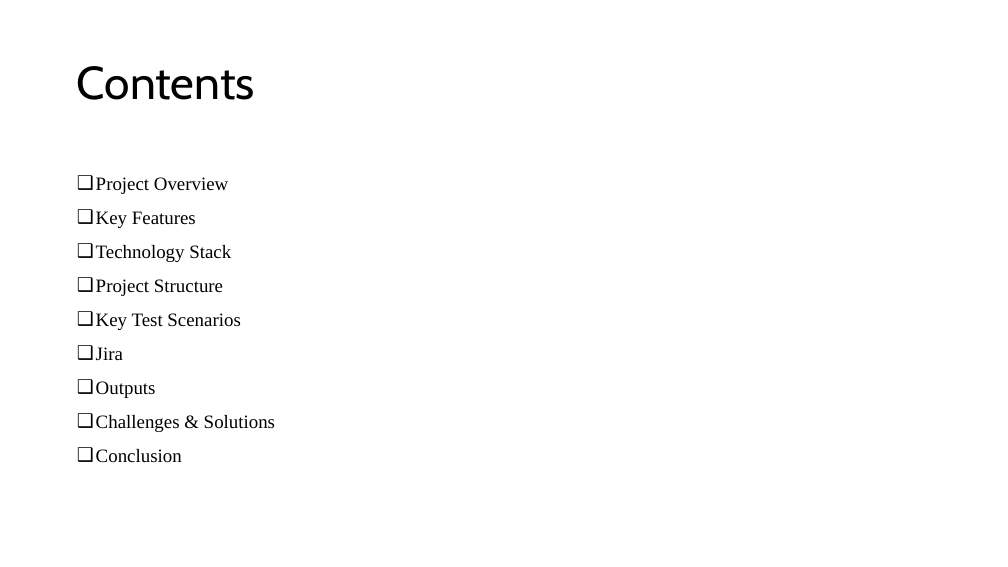
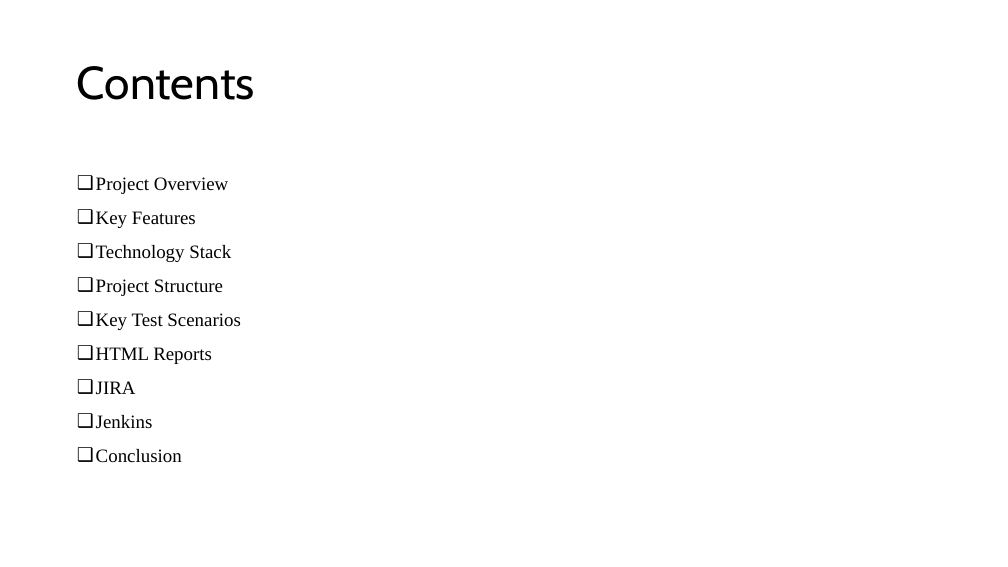
Before and after one commit to sahuljr7/Capstone-Project, a slide deck: slide 2 of PPT.pptx. Drawn at 1008x567 pixels with LibreOffice and Linux fonts; fonts in the diff are those of the drawing. Boxes give left, top, right and bottom in pixels: in the first picture for what was removed or moved away, otherwise in the second. Text is boxed around its words. In the diff, an @@ line names an element or a change of style, - is before the commit and + after.

Commit message:
ppt updated

```diff
--- a/PPT.pptx
+++ b/PPT.pptx
@@ text at bbox=[96, 347, 212, 429]: text changed @@
-❑ Jira
-❑ Outputs
-❑ Challenges & Solutions
+❑ HTML Reports
+❑ JIRA
+❑ Jenkins
```
Also in this commit, not shown: 2 slides added.
